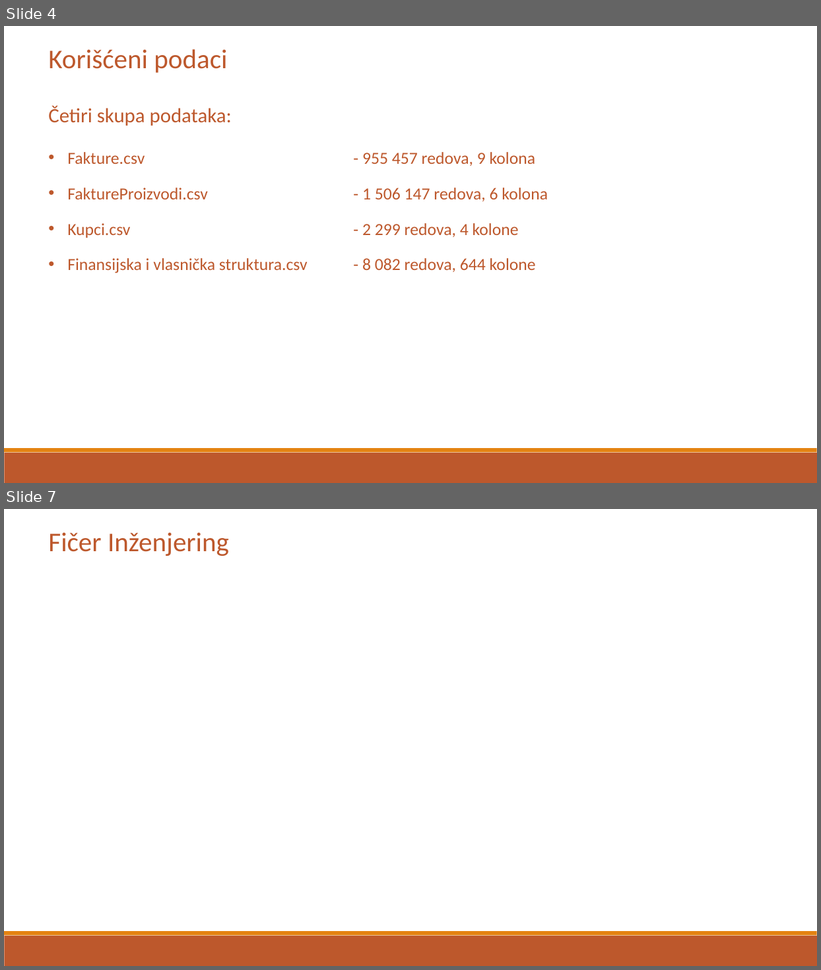
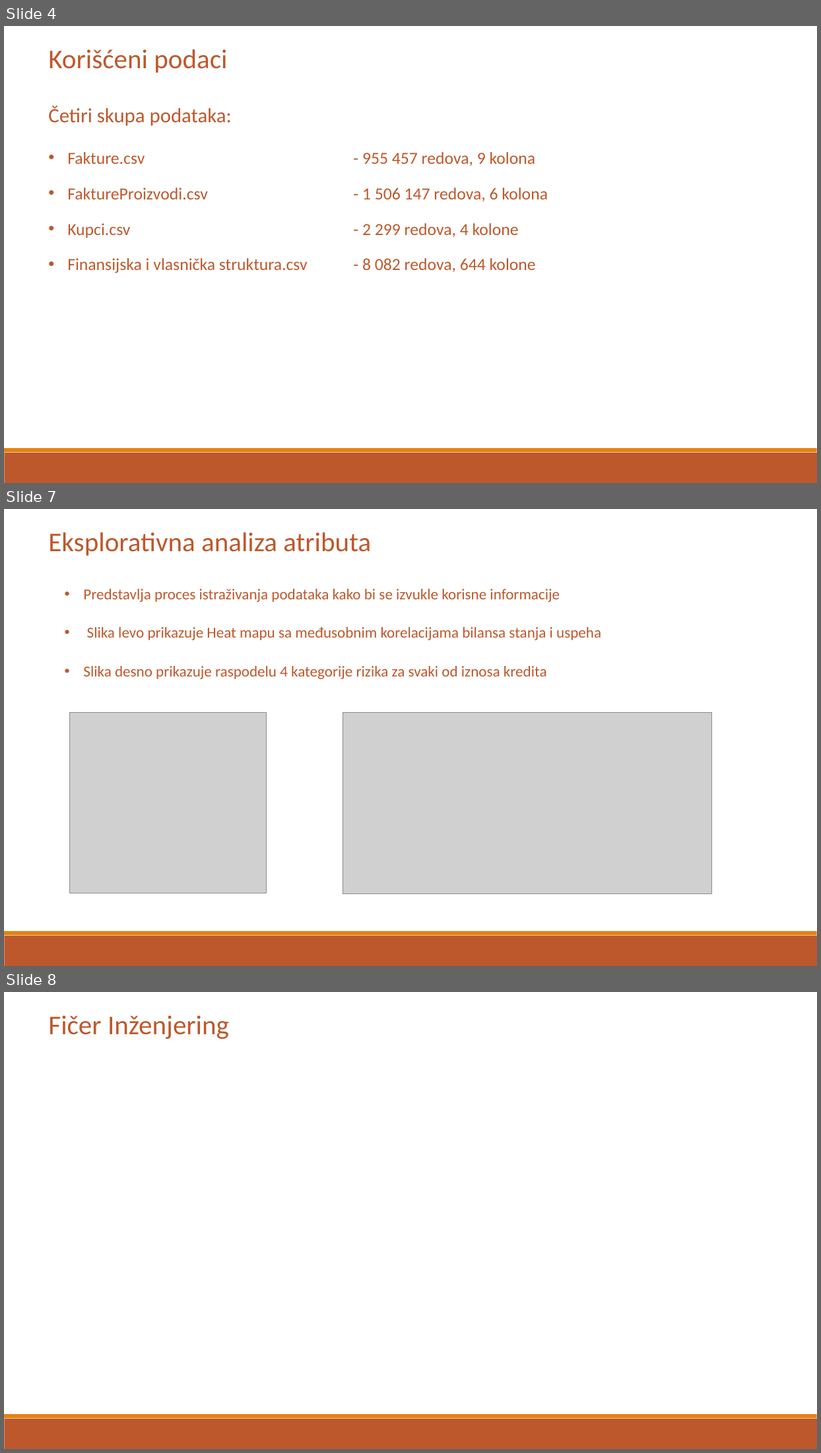
Before and after one commit to Toma1997/Credit-Risk-Prediction-in-Distribution-Network, a slide deck: docs/Prezentacija diplomskog rada.pptx. Shown one above the other, each under a label of ours: slides 4 and 7 before the commit, slides 4, 7 and 8 after it; the slides between them are not shown. The pictures are 821x970 and 821x1453 pixels, drawn with LibreOffice and Linux fonts; fonts in the diff are those of the drawing; grey boxes stand for pictures. Boxes give left, top, right and bottom in pixels: in the first picture for what was removed or moved away, otherwise in the second. Text is boxed around its words. In the diff, an @@ line names an element or a change of style, - is before the commit and + after.

```diff
--- a/docs/Prezentacija diplomskog rada.pptx
+++ b/docs/Prezentacija diplomskog rada.pptx
@@ slide 7 added at (4, 509, 817, 966), background #FFFFFF; not listed: 2 template elements that a slide beside it also shows @@
@@ text added at (48, 532, 371, 556), 32 pt, text #BD582C @@
+Eksplorativna analiza atributa
@@ text added at (83, 589, 601, 679), 18 pt, text #BD582C @@
+• Predstavlja proces istraživanja podataka kako bi se izvukle korisne informacije
+• Slika levo prikazuje Heat mapu sa međusobnim korelacijama bilansa stanja i uspeha
+• Slika desno prikazuje raspodelu 4 kategorije rizika za svaki od iznosa kredita
@@ picture added at (70, 713, 266, 894) @@
@@ picture added at (343, 713, 712, 894) @@
@@ what was slide 7 is now slide 8 @@
```
Also in this commit, not shown: 6 slides changed, 3 other slides added, 4 slides removed, 2 other files.
